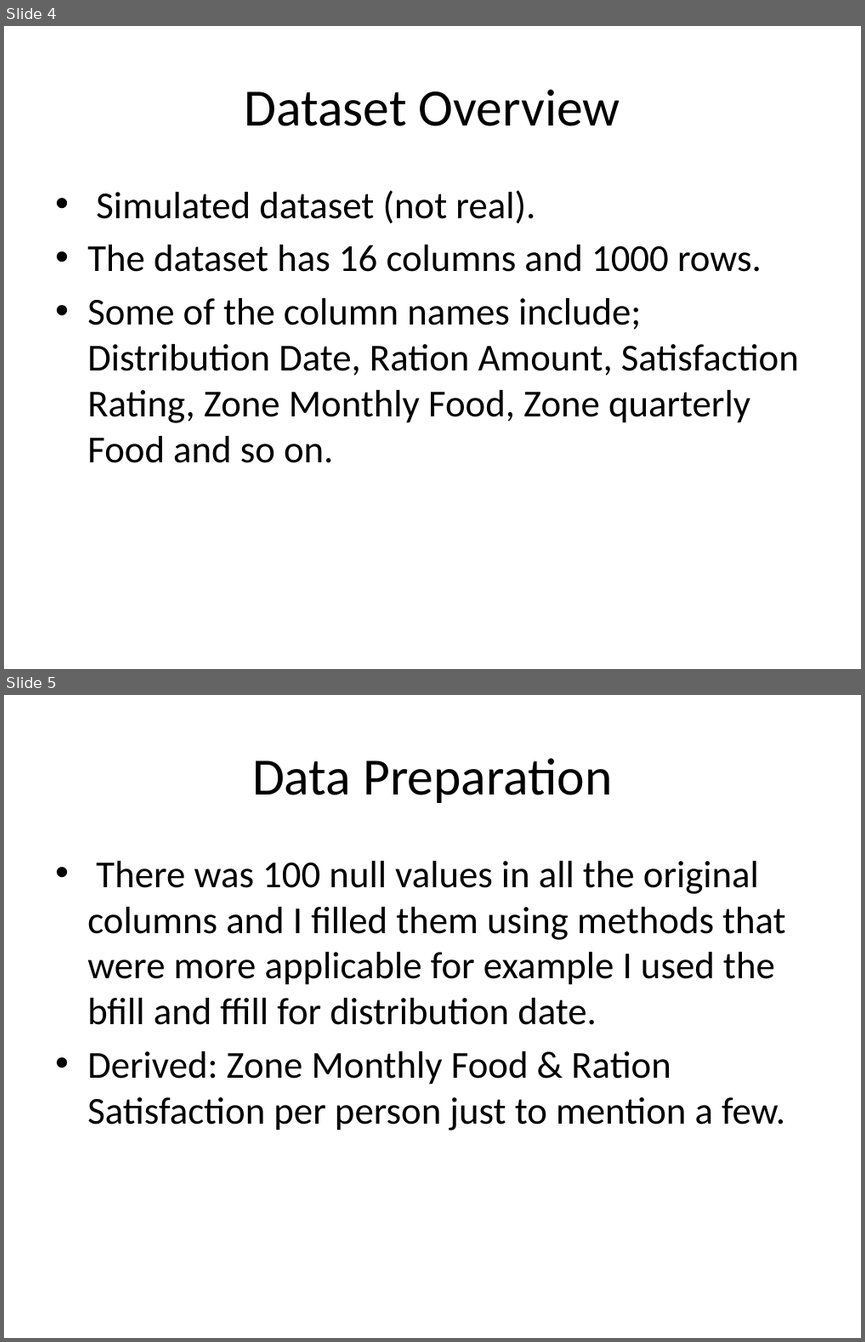
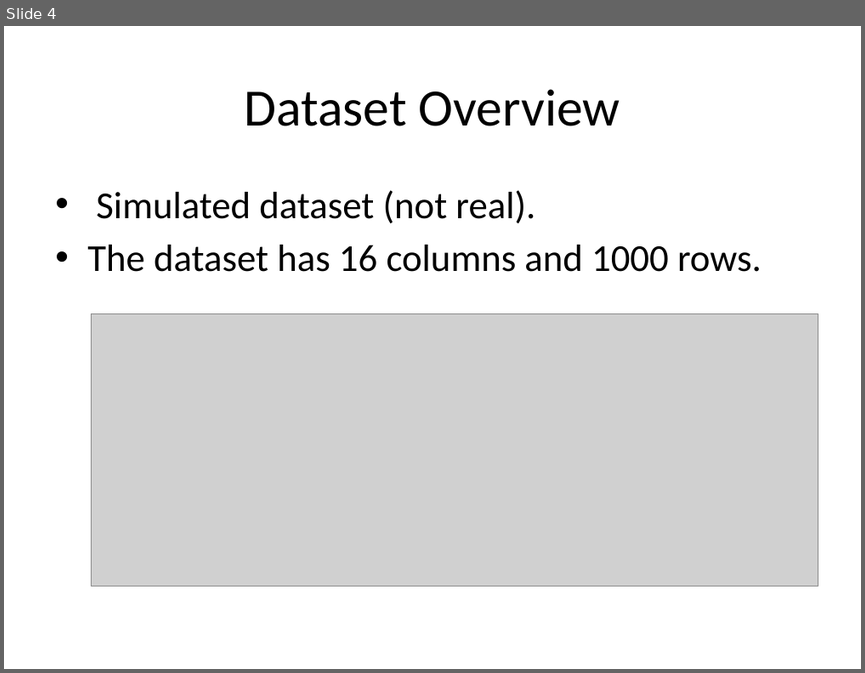
Before and after one commit to JavierWolvie/Data-Analytics, a slide deck: TABLEAU/Kakuma_Food_Distribution_Analysis_Presentation.pptx. Shown one above the other, each under a label of ours: slides 4 and 5 before the commit, slide 4 after it. The pictures are 865x1342 and 865x673 pixels, drawn with LibreOffice and Linux fonts; fonts in the diff are those of the drawing; grey boxes stand for pictures. Boxes give left, top, right and bottom in pixels: in the first picture for what was removed or moved away, otherwise in the second. Text is boxed around its words. In the diff, an @@ line names an element or a change of style, - is before the commit and + after.

```diff
--- a/TABLEAU/Kakuma_Food_Distribution_Analysis_Presentation.pptx
+++ b/TABLEAU/Kakuma_Food_Distribution_Analysis_Presentation.pptx
@@ slide 5 removed at (x1=4, y1=695, x2=861, y2=1338), background #FFFFFF @@
@@ title removed at (x1=252, y1=758, x2=612, y2=803) @@
-Data Preparation
@@ text removed at (x1=87, y1=861, x2=786, y2=1130) @@
-• There was 100 null values in all the original columns and I filled them using methods that were more applicable for example I used the bfill and ffill for distribution date.
-• Derived: Zone Monthly Food & Ration Satisfaction per person just to mention a few.
@@ slide 4 changed as well @@
@@ text at (x1=87, y1=298, x2=799, y2=463): paragraph removed @@
-• Some of the column names include; Distribution Date, Ration Amount, Satisfaction Rating, Zone Monthly Food, Zone quarterly Food and so on.
@@ picture added at (x1=92, y1=314, x2=818, y2=585) @@
```
Also in this commit, not shown: 10 other slides changed, 2 slides added, 2 other slides removed.
